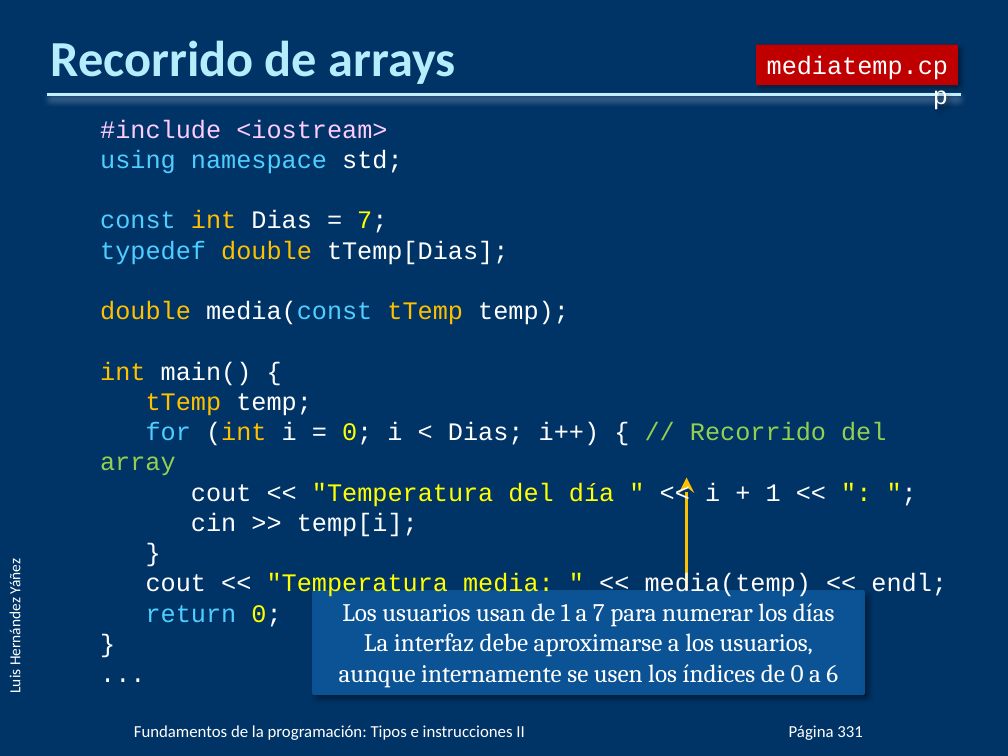
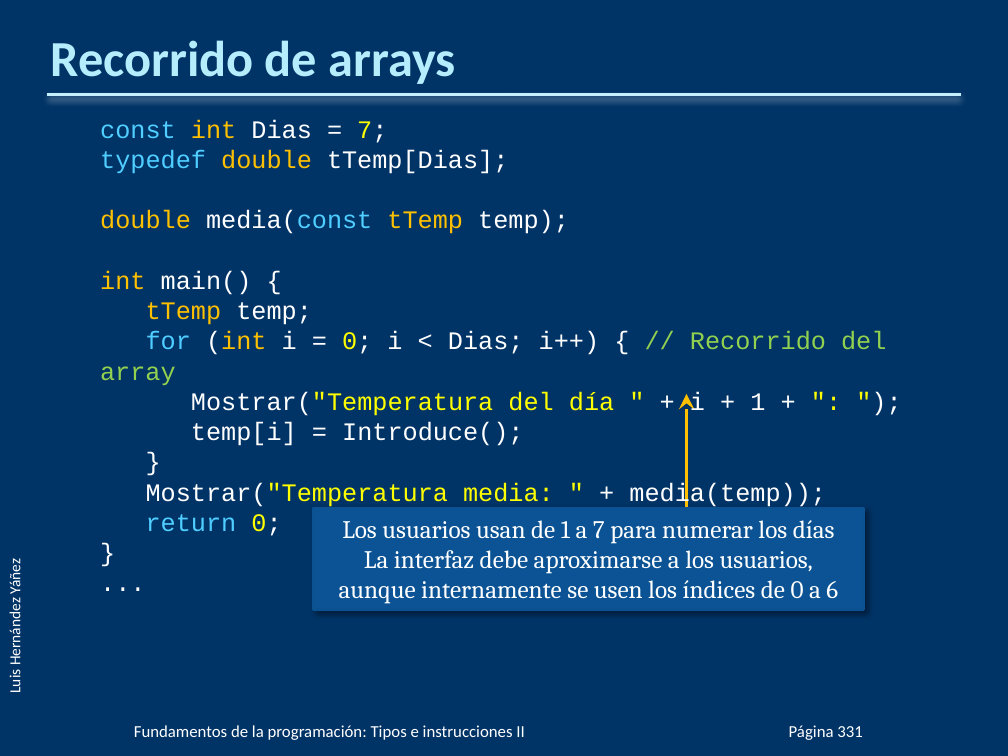
Before and after one commit to cmdgeneration/01-Fundamentos, a slide deck: slide 107 of PPTs/FP03.pptx. Drawn at 1008x756 pixels with LibreOffice and Linux fonts; fonts in the diff are those of the drawing; background and template pictures are left out. Boxes give left, top, right and bottom in pixels: in the first picture for what was removed or moved away, otherwise in the second. Text is boxed around its words. In the diff, an @@ line names an element or a change of style, - is before the commit and + after.

```diff
--- a/PPTs/FP03.pptx
+++ b/PPTs/FP03.pptx
@@ rectangle removed at bbox=[756, 44, 958, 85] @@
-mediatemp.cpp
@@ text at bbox=[100, 119, 402, 173]: paragraphs removed @@
-  #include <iostream>
-  using namespace std;
@@ text at bbox=[191, 391, 765, 446]: text changed @@
-  cout << "Temperatura del día " << i + 1 << ": ";
-  cin >> temp[i];
+  Mostrar("Temperatura del día " + i + 1 + ": ");
+  temp[i] = Introduce();
@@ arrow moved from (686, 595) - (686, 478) to (686, 512) - (686, 394) @@
@@ text at bbox=[146, 482, 826, 509]: text changed @@
-  cout << "Temperatura media: " << media(temp) << endl;
+  Mostrar("Temperatura media: " + media(temp));
@@ rectangle "Los usuarios usan de 1 ...": place and size @@
-rectangle "Los usuarios usan de 1 ..." at bbox=[313, 592, 864, 694]
+rectangle "Los usuarios usan de 1 ..." at bbox=[313, 508, 864, 610]
```
Also in this commit, not shown: 41 other slides changed, 4 other files.
